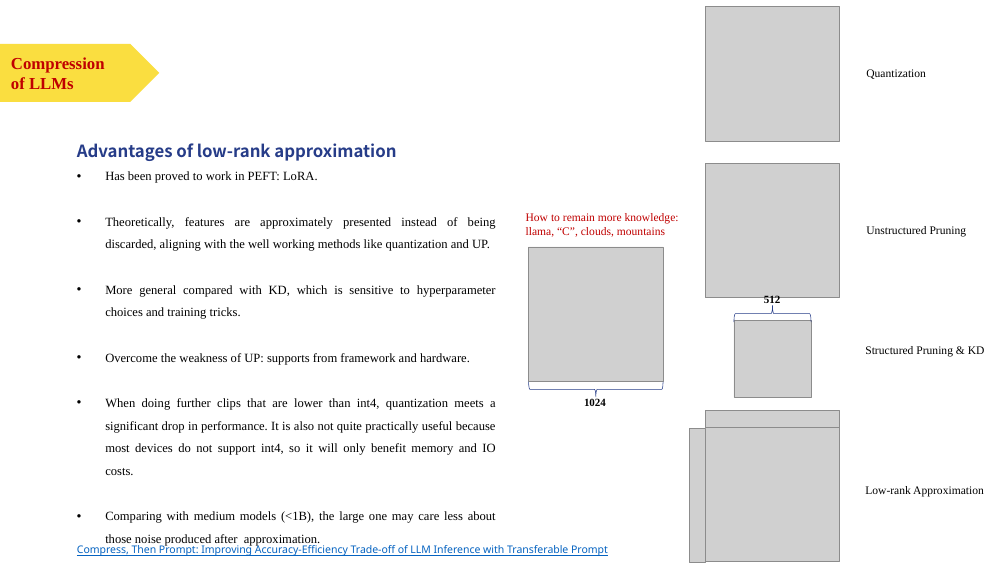
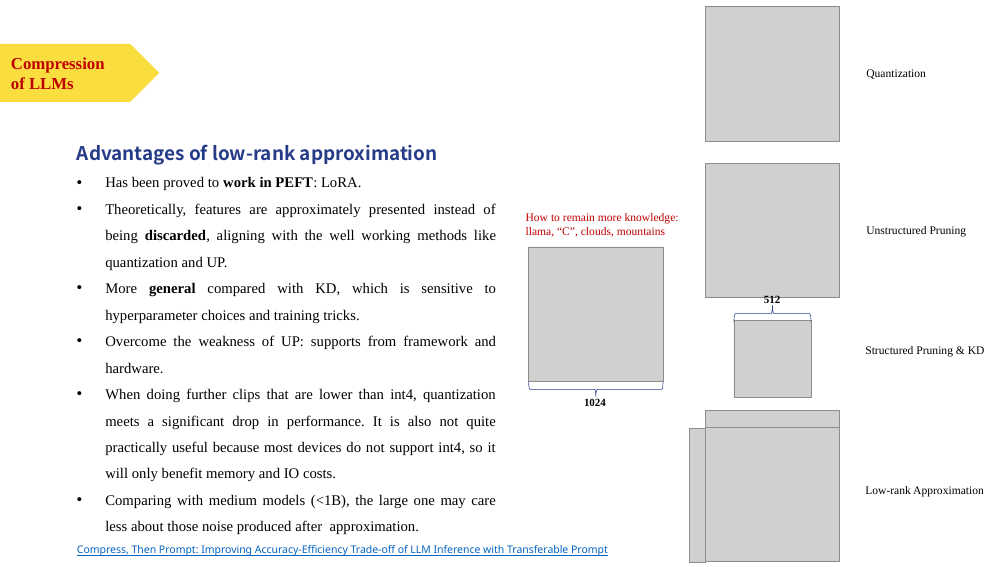
Before and after one commit to polarispw/MSBD5014-IP, a slide deck: slide 15 of docs/Matrix Factorization & LLM Compression.pptx. Drawn at 1008x567 pixels with LibreOffice and Linux fonts; fonts in the diff are those of the drawing; grey boxes stand for pictures. Boxes give left, top, right and bottom in pixels: in the first picture for what was removed or moved away, otherwise in the second. Text is boxed around its words. In the diff, an @@ line names an element or a change of style, - is before the commit and + after.

```diff
--- a/docs/Matrix Factorization & LLM Compression.pptx
+++ b/docs/Matrix Factorization & LLM Compression.pptx
@@ text "Advantages of low-rank approximation" at box(77, 144, 496, 534): size 16 to 18 pt in "Advantages of low-rank approximation"; size 12 to 14 pt; bold on in "work in PEFT:", "discarded,", "general" @@
```
Also in this commit, not shown: 3 other slides changed, 1 slide added, 23 other files.
